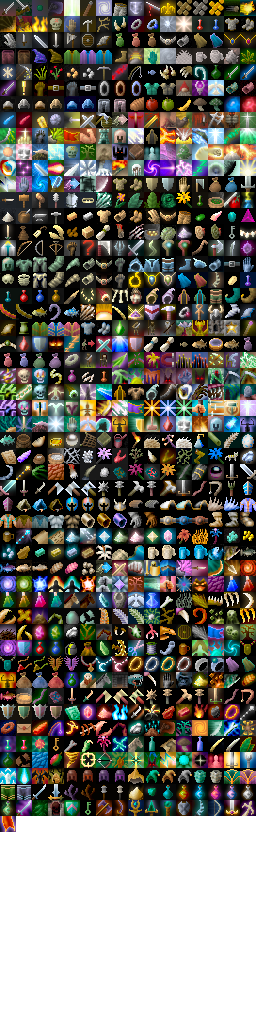
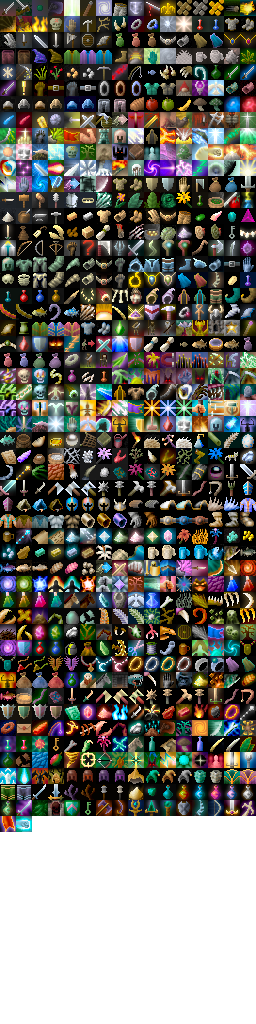
Layer changes from the first 256×1024 image to the second:
painted on "Background" over [left=16, top=816, right=32, bottom=832]
painted on "shade" over [left=16, top=816, right=32, bottom=832]
